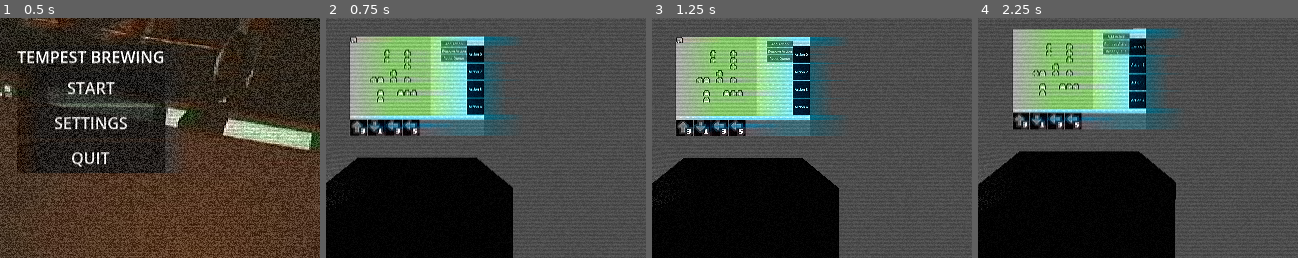
Above: before the commit, frames 1-4 (left to right).
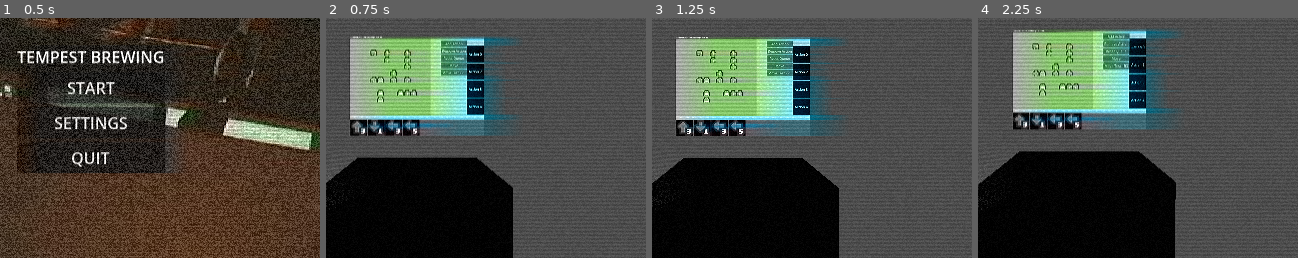
Above: after the commit, the same moments.

Repository: systemeffect/gwj92
Game: Godot game, scene res://scenes/main.tscn
The game is run twice, just before and just after one commit, with the same random seed, the same clock (stepped at 60 frames per second) and the same inputs. The engine's default icon, where the game draws it, is replaced by a stand-in: a white triangle on a blue panel in a dark square.
Inputs (mouse positions are % of the whole screen's width and height, from its top left):
- Up to frame 1 (0.5 s): no input
- Up to frame 2 (0.75 s): click "START" at 0.5 s
- Up to frame 3 (1.25 s): no input
- Up to frame 4 (2.25 s): move the mouse to (55, 50) at 1.27 s; hold Up (ui_up) from 1.28 s (still down); click (55, 50) at 1.42 s; move the mouse to (45, 50) at 2.02 s
The pictures show only the part of the screen within x 36-86%, y 31-81%; the shares and areas given below are measured in that part.

Frame 1 is identical in both runs. In frame 2, 1.2% of the frame differs, in the area x 7-56%, y 7-25%; in frame 3, 1.0%; in frame 4, 1.4%, in the area x 10-59%, y 4-22%.

Commit message:
added game manager

Diff:
--- a/City_Grid/city_grid.tscn
+++ b/City_Grid/city_grid.tscn
@@ -2,10 +2,14 @@
 
 [ext_resource type="Script" uid="uid://b3pcj1r8v6rl1" path="res://scripts/grid_display.gd" id="1_5ioxu"]
 [ext_resource type="Texture2D" uid="uid://v8bc35tkx416" path="res://assets/48 48 grid.png" id="1_5veu3"]
+[ext_resource type="Script" uid="uid://crbwjblj7in52" path="res://scripts/game_manager.gd" id="1_weyc0"]
 [ext_resource type="Texture2D" uid="uid://r7mlhuig5t6u" path="res://icon.svg" id="2_pjegq"]
 [ext_resource type="PackedScene" uid="uid://h5j3p5m3g7dy" path="res://scenes/actions_ui.tscn" id="2_wkloc"]
 [ext_resource type="Script" uid="uid://6geatq1krddx" path="res://City_Grid/van.gd" id="3_pjegq"]
 [ext_resource type="Texture2D" uid="uid://crtfevg34y4ud" path="res://assets/tilemap_packed.png" id="4_qtupi"]
+
+[sub_resource type="LabelSettings" id="LabelSettings_weyc0"]
+font_size = 8
 
 [sub_resource type="TileSetAtlasSource" id="TileSetAtlasSource_wkloc"]
 texture = ExtResource("4_qtupi")
@@ -481,42 +485,58 @@
 
 [node name="City_Grid" type="Node2D" unique_id=81070115]
 scale = Vector2(1.0022026, 0.9975787)
+script = ExtResource("1_weyc0")
 
 [node name="UI" type="CanvasLayer" parent="." unique_id=642432425]
 
 [node name="Debug" type="Control" parent="UI" unique_id=1033361981]
-visible = false
 layout_mode = 3
-anchors_preset = 1
-anchor_left = 1.0
-anchor_right = 1.0
-offset_left = -40.0
-offset_bottom = 40.0
-grow_horizontal = 0
+anchors_preset = 5
+anchor_left = 0.5
+anchor_right = 0.5
+offset_left = -320.0
+offset_right = 320.0
+offset_bottom = 10.0
+grow_horizontal = 2
 script = ExtResource("1_5ioxu")
 
 [node name="Margin" type="MarginContainer" parent="UI/Debug" unique_id=1547729818]
 layout_mode = 1
-anchors_preset = 1
-anchor_left = 1.0
-anchor_right = 1.0
-offset_left = -218.0
-offset_bottom = 58.0
-grow_horizontal = 0
+anchors_preset = 5
+anchor_left = 0.5
+anchor_right = 0.5
+offset_left = -320.0
+offset_right = 320.0
+offset_bottom = 10.0
+grow_horizontal = 2
 
 [node name="PanelContainer" type="PanelContainer" parent="UI/Debug/Margin" unique_id=623970012]
 layout_mode = 2
 
-[node name="DebugMenu" type="VBoxContainer" parent="UI/Debug/Margin/PanelContainer" unique_id=158664057]
+[node name="DebugMenu" type="HBoxContainer" parent="UI/Debug/Margin/PanelContainer" unique_id=458190613]
 layout_mode = 2
 
-[node name="Label" type="Label" parent="UI/Debug/Margin/PanelContainer/DebugMenu" unique_id=234983652]
+[node name="CurrentTurnLabel" type="Label" parent="UI/Debug/Margin/PanelContainer/DebugMenu" unique_id=234983652]
+layout_mode = 2
+text = "Current Turn: "
+label_settings = SubResource("LabelSettings_weyc0")
+horizontal_alignment = 1
+
+[node name="MoveInProgress" type="Label" parent="UI/Debug/Margin/PanelContainer/DebugMenu" unique_id=2075919014]
+layout_mode = 2
+text = "Move in Progress: false"
+label_settings = SubResource("LabelSettings_weyc0")
+horizontal_alignment = 1
+
+[node name="ShowGrid" type="CheckBox" parent="UI/Debug/Margin/PanelContainer/DebugMenu" unique_id=1749249429]
 visible = false
 layout_mode = 2
-
-[node name="ShowGrid" type="CheckBox" parent="UI/Debug/Margin/PanelContainer/DebugMenu" unique_id=1749249429]
+text = "show impassable terrain"
+
+[node name="MoveTest" type="Button" parent="UI/Debug/Margin/PanelContainer/DebugMenu" unique_id=815592471]
+visible = false
 layout_mode = 2
-text = "show impassable terrain"
+text = "Move Test"
 
 [node name="ActionsUI" parent="UI" unique_id=24908026 instance=ExtResource("2_wkloc")]
 
@@ -541,7 +561,7 @@
 tile_set = SubResource("TileSet_uq6aa")
 
 [node name="Van" type="Sprite2D" parent="." unique_id=886823964]
-position = Vector2(15.964835, 16.038836)
+position = Vector2(112, 80)
 texture = SubResource("AtlasTexture_weyc0")
 script = ExtResource("3_pjegq")
 
@@ -551,3 +571,5 @@
 position = Vector2(215.99998, 167.99998)
 scale = Vector2(1.0732685, 1.0703458)
 texture = ExtResource("2_pjegq")
+
+[connection signal="pressed" from="UI/Debug/Margin/PanelContainer/DebugMenu/MoveTest" to="." method="_on_move_test_pressed"]
--- a/City_Grid/van.gd
+++ b/City_Grid/van.gd
@@ -1,34 +1,48 @@
 extends Sprite2D
 
+signal is_moving
+signal is_not_moving
+
+# Match these to TileMapLayer grid size
 const TILE_SIZE: Vector2 = Vector2(32, 32)
+const MOVE_UNIT: int = 32
 
-@export var VAN_SPEED: float = 45
+@export var VAN_SPEED: float = 4
 var target_loc_x: float = 0
 var target_loc_y: float = 0
 
 func _ready() -> void:
-	GlobalSignals.clicked.connect(_on_clicked)
+	#GlobalSignals.clicked.connect(_on_clicked)
+	pass
 
 func _physics_process(delta: float):
 
 	var pos = position
-
+	if pos.x == target_loc_x:
+		target_loc_x = 0
 	if target_loc_x != 0:
 		pos.x = lerp(pos.x, target_loc_x, VAN_SPEED * delta)
+		is_moving.emit()
 
-	if target_loc_y != 0:
+	elif target_loc_y != 0:
 		pos.y = lerp(pos.y, target_loc_y, VAN_SPEED * delta)
+		is_moving.emit()
+	else:
+		# for some reason this doesnt trigger when the van isnt moving
+		#print("not moving")
+		is_not_moving.emit()
 	position = pos
 
-func move (dir: String) -> void:
-	if dir == "left":
-		target_loc_x = position.x - 48.0
-	if dir == "right":
-		target_loc_x = position.x + 48.0
-	if dir == "up":
-		target_loc_y = position.y - 48.0
-	if dir == "down":
-		target_loc_y = position.y + 48.0
+
+func move (dir: String, amt: int) -> void:
+	if dir == "LEFT":
+		target_loc_x = position.x - (amt * MOVE_UNIT)
+	if dir == "RIGHT":
+		target_loc_x = position.x + (amt * MOVE_UNIT)
+	if dir == "UP":
+		target_loc_y = position.y - (amt * MOVE_UNIT)
+	if dir == "DOWN":
+		target_loc_y = position.y + (amt * MOVE_UNIT)
 
 #func _input(event: InputEvent) -> void:
 	#if event.is_action_pressed("ui_left"):
@@ -40,5 +54,5 @@
 	#if event.is_action_pressed("ui_down"):
 		#move("down")
 
-func _on_clicked() -> void:
-	move("left")
+#func _on_clicked() -> void:
+	#move("left")
--- a/scenes/actions_ui.tscn
+++ b/scenes/actions_ui.tscn
@@ -50,11 +50,21 @@
 layout_mode = 2
 text = "Reset Queue"
 
+[node name="Move" type="Button" parent="VBoxContainer" unique_id=170235260]
+layout_mode = 2
+text = "Move"
+
+[node name="MoveTest" type="Button" parent="VBoxContainer" unique_id=129270989]
+layout_mode = 2
+text = "Move Test - R3"
+
 [node name="ActionQueue" parent="." unique_id=509091489 instance=ExtResource("2_m8tt6")]
 layout_mode = 1
 
 [connection signal="pressed" from="VBoxContainer/AddActionButton" to="." method="_on_add_action_button_pressed"]
 [connection signal="pressed" from="VBoxContainer/RemoveActionButton" to="." method="_on_remove_action_button_pressed"]
 [connection signal="pressed" from="VBoxContainer/ResetQueue" to="." method="_on_reset_queue_pressed"]
+[connection signal="pressed" from="VBoxContainer/Move" to="." method="_on_move_pressed"]
+[connection signal="pressed" from="VBoxContainer/MoveTest" to="." method="_on_move_test_pressed"]
 
 [editable path="ActionQueue"]
--- a/scripts/actions_ui.gd
+++ b/scripts/actions_ui.gd
@@ -1,7 +1,7 @@
 extends Control
 
-signal action_queued
-signal action_removed
+signal move_initiated
+signal move_test
 
 @onready var grid_container: GridContainer = $PanelContainer/GridContainer
 @onready var queue_grid_container: GridContainer = $ActionQueue/GridContainer
@@ -22,7 +22,6 @@
 var queue_item_2 : Dictionary
 var queue_item_3 : Dictionary
 var queue_item_4 : Dictionary
-
 
 var cur_deck_size : int = 0
 var selected_card : String
@@ -111,7 +110,7 @@
 				slot.set_empty()
 
 
-
+# Deselect functions for each gridcontainer
 func deselect_avail():
 	var avail_grid = grid_container.get_children()
 	for slot in avail_grid:
@@ -133,71 +132,6 @@
 func _on_deck_updated():
 	clear_grid_container()
 	load_cards()
-
-func _on_pressed(card_id: String):
-	# Checks to seeif the selected card is in the action queue
-	if current_queue.has(card_id):
-		# If so, deselect available cards
-		if selected_action != card_id:
-			selected_action = card_id
-			selected_card = ""
-			deselect_avail()
-		else:
-			selected_action = ""
-	else:
-		if selected_card != card_id:
-			#if the selected card is in the available grid, deselect action queue
-			selected_card = card_id
-			selected_action = ""
-			deselect_queue()
-		else:
-			selected_card = ""
-
-
-func _on_add_action_button_pressed() -> void:
-	#action_queued.emit(selected_card)
-	#
-	if queue_size < max_queue_size:
-		current_queue.append(selected_card)
-		queue_size += 1
-		var card_index = available_cards.find(selected_card, 0)
-		available_cards.remove_at(card_index)
-		#Util remove script
-		_on_deck_updated()
-	else:
-		print("Action Queue Full")
-	clear_queue_window()
-	update_queue()
-
-
-
-
-
-func _on_remove_action_button_pressed() -> void:
-	#action_removed.emit(selected_card)
-	current_queue.erase(selected_action)
-	queue_size -= 1
-	available_cards.append(selected_action)
-	_on_deck_updated()
-	clear_queue_window()
-	update_queue()
-
-
-#func _on_action_queued(card_id : String):
-	#if queue_size < max_queue_size:
-		#current_queue.append(card_id)
-		#queue_size += 1
-	#else:
-		#print("Action Queue Full")
-	#clear_queue_window()
-	#update_queue()
-
-#func _on_action_removed(card_id : String):
-	#current_queue.erase(selected_card)
-	#queue_size -= 1
-	#clear_queue_window()
-	#update_queue()
-	#action_removed.emit(card_id)
 
 # Action Queue functions
 func clear_queue_window():
@@ -250,4 +184,61 @@
 	current_queue = []
 	queue_size = 0
 	clear_queue_window()
-	pass # Replace with function body.
+
+func _on_pressed(card_id: String):
+	# Checks to seeif the selected card is in the action queue
+	if current_queue.has(card_id):
+		# If so, deselect available cards
+		if selected_action != card_id:
+			selected_action = card_id
+			selected_card = ""
+			deselect_avail()
+		else:
+			selected_action = ""
+	else:
+		if selected_card != card_id:
+			#if the selected card is in the available grid, deselect action queue
+			selected_card = card_id
+			selected_action = ""
+			deselect_queue()
+		else:
+			selected_card = ""
+
+func _on_add_action_button_pressed() -> void:
+	#action_queued.emit(selected_card)
+	#
+	if queue_size < max_queue_size:
+		current_queue.append(selected_card)
+		queue_size += 1
+		var card_index = available_cards.find(selected_card, 0)
+		available_cards.remove_at(card_index)
+		#Util remove script
+		_on_deck_updated()
+	else:
+		print("Action Queue Full")
+	clear_queue_window()
+	update_queue()
+
+func _on_remove_action_button_pressed() -> void:
+	#action_removed.emit(selected_card)
+	current_queue.erase(selected_action)
+	queue_size -= 1
+	available_cards.append(selected_action)
+	_on_deck_updated()
+	clear_queue_window()
+	update_queue()
+
+
+func _on_move_pressed() -> void:
+	# Packages the current queue dictionaries and sends it to the game manager
+	#var queue_dict_array : Array[Dictionary]
+	#queue_dict_array.append(queue_item_1)
+	#queue_dict_array.append(queue_item_2)
+	#queue_dict_array.append(queue_item_3)
+	#queue_dict_array.append(queue_item_4)
+	if queue_size > 0:
+		move_initiated.emit(current_queue)
+
+
+func _on_move_test_pressed() -> void:
+	move_test.emit()
--- /dev/null
+++ b/scripts/game_manager.gd
@@ -0,0 +1,49 @@
+extends Node2D
+
+@onready var actions_ui: Control = $UI/ActionsUI
+@onready var van: Sprite2D = $Van
+@onready var current_turn_label: Label = $UI/Debug/Margin/PanelContainer/DebugMenu/CurrentTurnLabel
+@onready var move_in_progress: Label = $UI/Debug/Margin/PanelContainer/DebugMenu/MoveInProgress
+
+
+var current_turn : int = 0
+var turn_in_progress : bool = false
+var movement_in_progress : bool = false
+
+func _ready() -> void:
+	actions_ui.move_initiated.connect(_on_move_initiated)
+	actions_ui.move_test.connect(_on_move_test_pressed)
+	current_turn_label.text = "Current turn: " + str(current_turn)
+
+	van.is_moving.connect(_on_van_is_moving)
+	van.is_not_moving.connect(_on_van_is_not_moving)
+
+func _on_van_is_moving():
+	movement_in_progress = true
+	move_in_progress.text = "Move in Progress: true"
+
+func _on_van_is_not_moving():
+	movement_in_progress = false
+	move_in_progress.text = "Move in Progress: false"
+
+
+func _on_move_initiated(moves : Array):
+	while moves.size() > 0:
+		var current_move = moves.pop_front()
+		var card = Util.all_cards[current_move]
+		if card != null:
+			var move_dir = card.get("MOVE_DIRECTION")
+			var move_amt = card.get("MOVE_AMOUNT")
+			print("move direction: " + move_dir + " and move amt: " + str(move_amt))
+			van.move(move_dir, move_amt)
+			await get_tree().create_timer(2.4).timeout
+			print("timer timeout!")
+		else:
+			print("card is null")
+		#van.move(, )
+
+
+
+func _on_move_test_pressed() -> void:
+	van.move("RIGHT", 3)
+	pass # Replace with function body.
Not shown, added: scripts/game_manager.gd.uid
